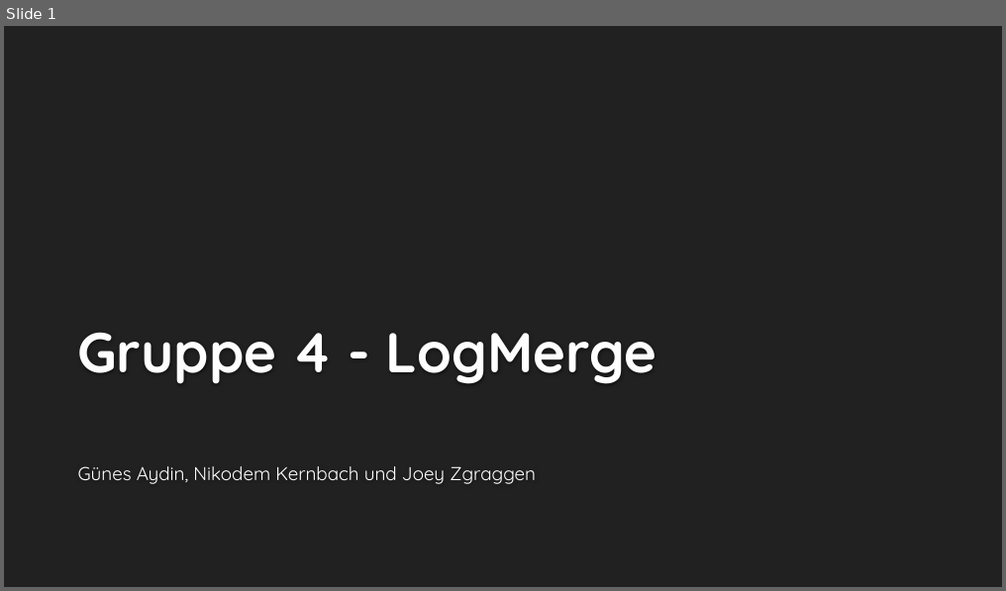
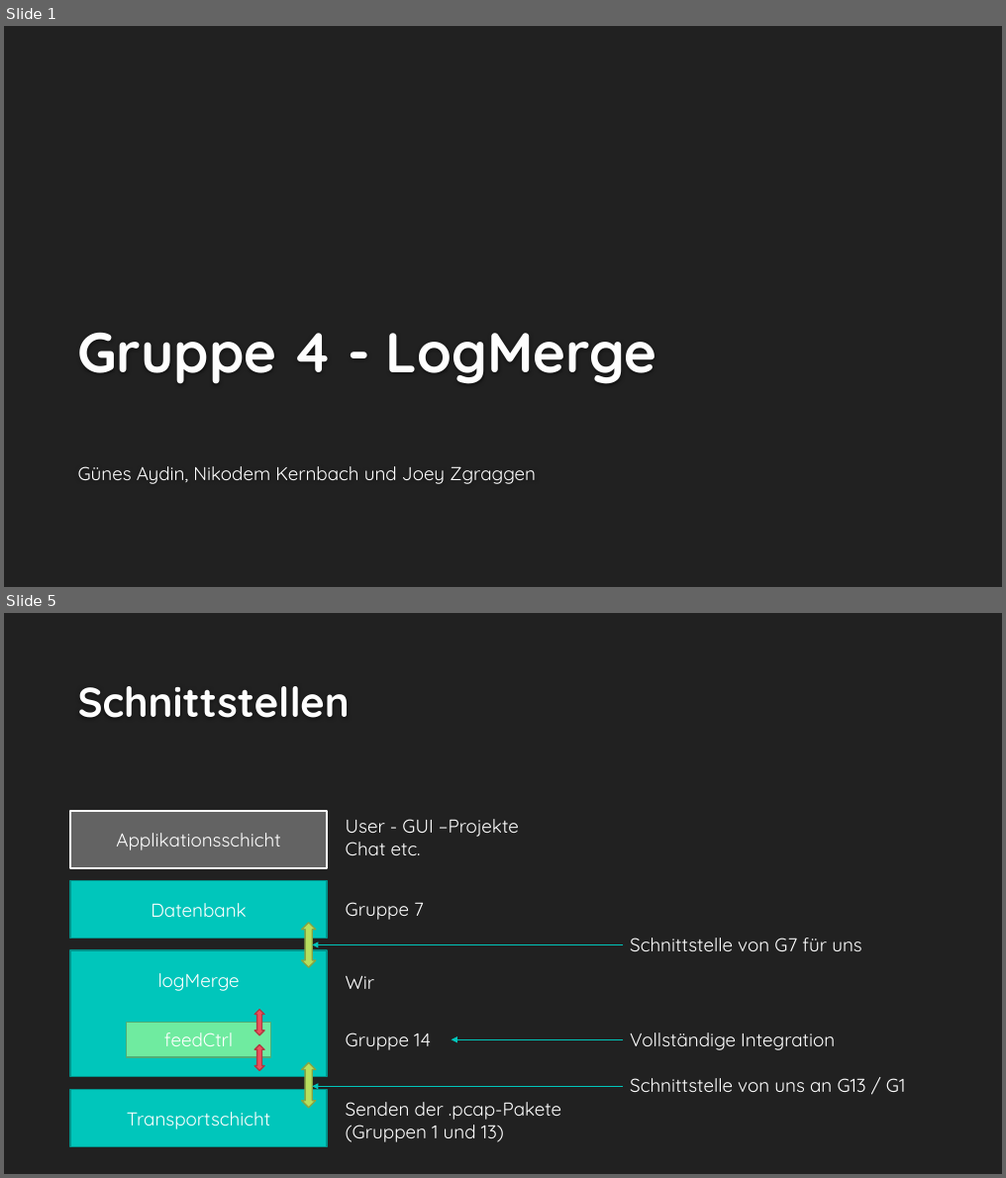
Before and after one commit to cn-uofbasel/BACnet, a slide deck: groups/04-logMerge/kurzpresi.pptx. Shown one above the other, each under a label of ours: slide 1 before the commit, slides 1 and 5 after it; the slides between them are not shown. The pictures are 1006x591 and 1006x1178 pixels, drawn with LibreOffice and Linux fonts; fonts in the diff are those of the drawing; background and template pictures are left out. Boxes give left, top, right and bottom in pixels: in the first picture for what was removed or moved away, otherwise in the second. Text is boxed around its words. In the diff, an @@ line names an element or a change of style, - is before the commit and + after.

```diff
--- a/groups/04-logMerge/kurzpresi.pptx
+++ b/groups/04-logMerge/kurzpresi.pptx
@@ slide 5 added at [4,613,1002,1174], background #212121 @@
@@ title added at [78,686,350,718], 40 pt, text #FEFEFE, bold @@
+Schnittstellen
@@ rectangle added at [70,811,328,868], fill #636363, outline #FFFFFF 2 pt, 18 pt, text #FFFFFF @@
+Applikationsschicht
@@ text added at [346,819,519,856], 18 pt, text #FFFFFF @@
+User - GUI –Projekte
+Chat etc.
@@ rectangle added at [70,881,328,938], fill #00C6BB, outline #00928A 1.25 pt, 18 pt, text #FFFFFF @@
+Datenbank
@@ text added at [346,902,424,920], 18 pt, text #FFFFFF @@
+Gruppe 7
@@ up down arrow added at [302,923,316,967], fill #B6DF5E, outline #87A546 1.25 pt @@
@@ text added at [630,938,862,952], 18 pt, text #FFFFFF @@
+Schnittstelle von G7 für uns
@@ rectangle added at [70,951,328,1077], fill #00C6BB, outline #00928A 1.25 pt, 18 pt, text #FFFFFF @@
+logMerge
@@ arrow added from (623, 946) to (313, 946), #00C6BB 0.75 pt @@
@@ text added at [346,976,375,989], 18 pt, text #FFFFFF @@
+Wir
@@ rectangle added at [127,1023,270,1058], fill #6FEBA0, outline #52AE76 1.25 pt, 18 pt, text #FFFFFF @@
+feedCtrl
@@ up down arrow added at [254,1010,264,1036], fill #ED515C, outline #AF3C44 1.25 pt @@
@@ up down arrow added at [254,1045,264,1071], fill #ED515C, outline #AF3C44 1.25 pt @@
@@ text added at [346,1033,431,1051], 18 pt, text #FFFFFF @@
+Gruppe 14
@@ arrow added from (623, 1040) to (450, 1040), #00C6BB 0.75 pt @@
@@ text added at [630,1033,835,1051], 18 pt, text #FFFFFF @@
+Vollständige Integration
@@ up down arrow added at [302,1062,316,1108], fill #B6DF5E, outline #87A546 1.25 pt @@
@@ arrow added from (623, 1087) to (313, 1087), #00C6BB 0.75 pt @@
@@ text added at [630,1078,905,1092], 18 pt, text #FFFFFF @@
+Schnittstelle von uns an G13 / G1
@@ rectangle added at [70,1090,328,1147], fill #00C6BB, outline #00928A 1.25 pt, 18 pt, text #FFFFFF @@
+Transportschicht
@@ text added at [346,1102,561,1143], 18 pt, text #FFFFFF @@
+Senden der .pcap-Pakete
+(Gruppen 1 und 13)
```
Also in this commit, not shown: 4 slides changed, 4 other slides added, 1 slide removed, 1 other file.
